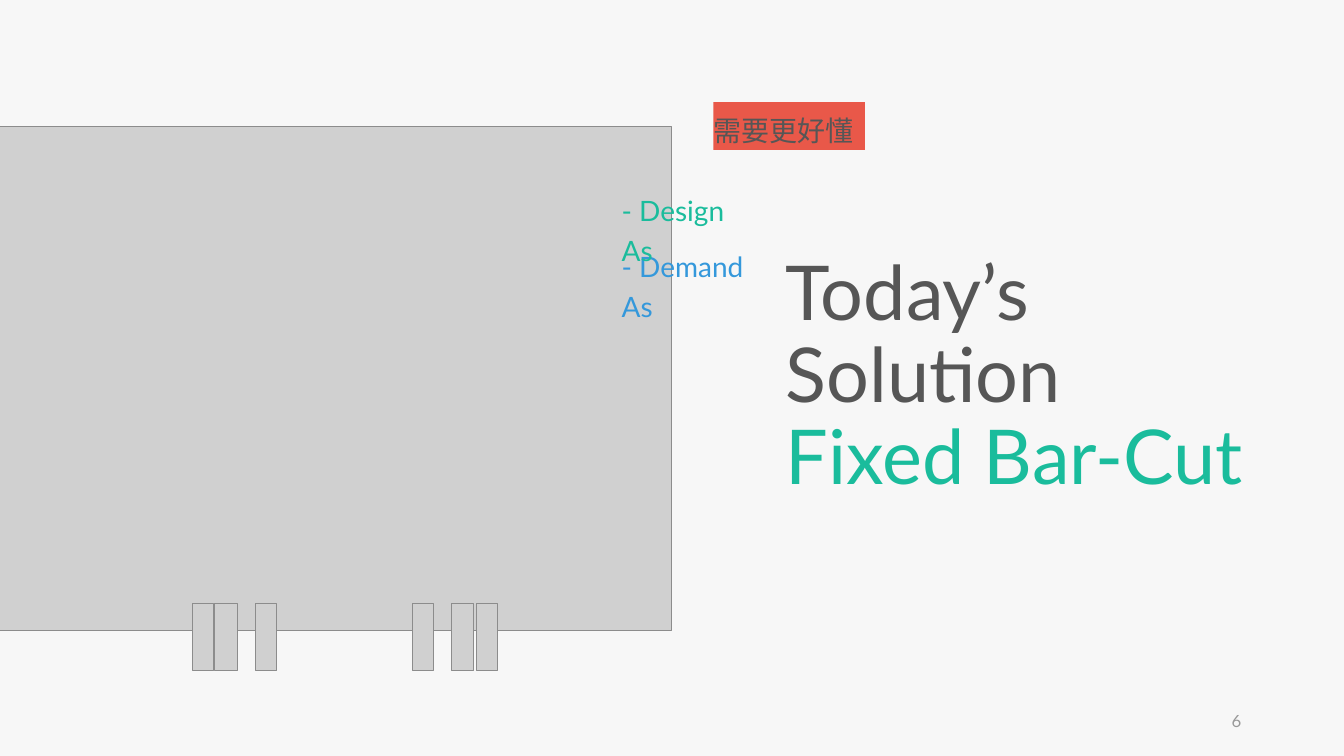
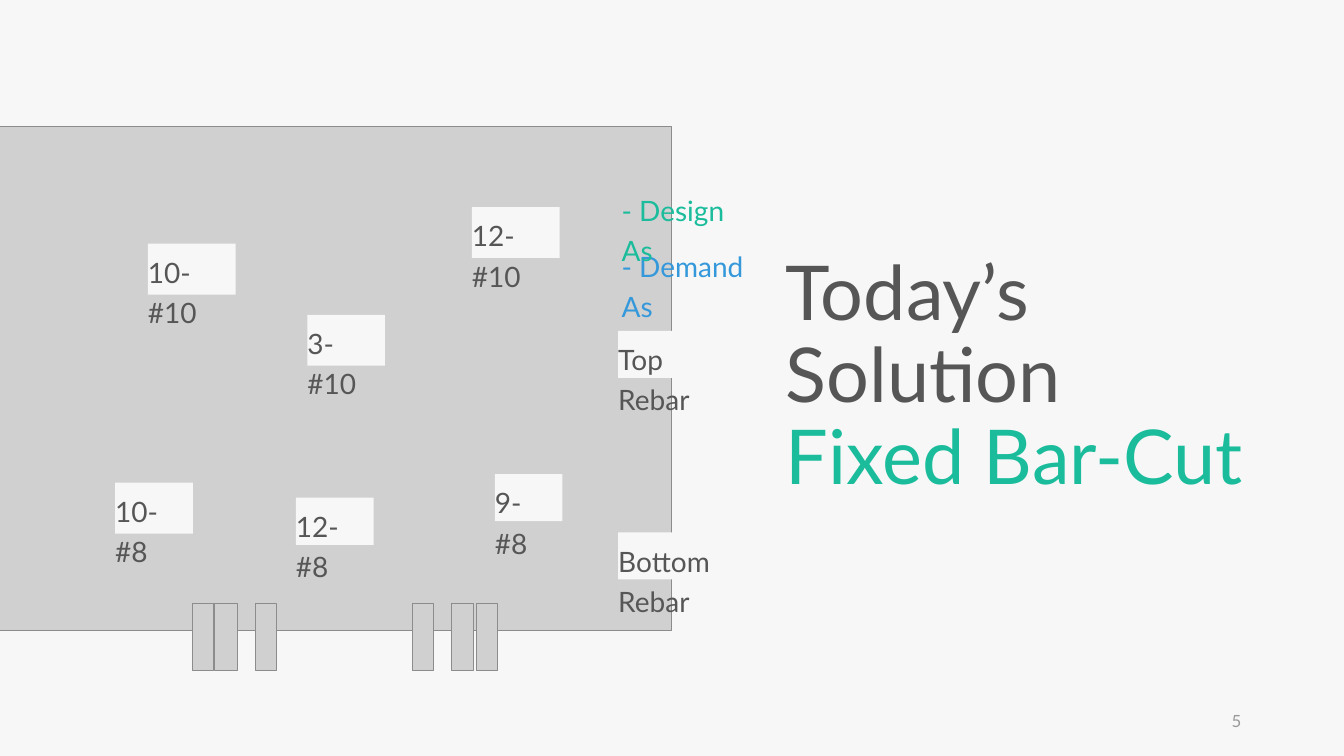
Before and after one commit to skyran1278/thesis, a slide deck: slide 5 of Meeting/20190523 Seminar/20190523 Seminar.pptx (slide 6 before the commit). Drawn at 1344x756 pixels with LibreOffice and Linux fonts; fonts in the diff are those of the drawing; grey boxes stand for pictures. Boxes give left, top, right and bottom in pixels: in the first picture for what was removed or moved away, otherwise in the second. Text is boxed around its words. In the diff, an @@ line names an element or a change of style, - is before the commit and + after.

```diff
--- a/Meeting/20190523 Seminar/20190523 Seminar.pptx
+++ b/Meeting/20190523 Seminar/20190523 Seminar.pptx
@@ rectangle removed at [714,102,865,150] @@
-需要更好懂
@@ rectangle added at [472,207,560,257], fill #F7F7F7, 20 pt, text #565656 @@
+12-#10
@@ rectangle added at [148,244,236,294], fill #F7F7F7, 20 pt, text #565656 @@
+10-#10
@@ rectangle added at [308,315,385,365], fill #F7F7F7, 20 pt, text #565656 @@
+3-#10
@@ rectangle added at [618,331,747,378], fill #F7F7F7, 20 pt, text #565656 @@
+Top Rebar
@@ rectangle added at [495,474,563,521], fill #F7F7F7, 20 pt, text #565656 @@
+9-#8
@@ rectangle added at [115,483,193,533], fill #F7F7F7, 20 pt, text #565656 @@
+10-#8
@@ rectangle added at [296,498,374,545], fill #F7F7F7, 20 pt, text #565656 @@
+12-#8
@@ rectangle added at [618,532,792,580], fill #F7F7F7, 20 pt, text #565656 @@
+Bottom Rebar
@@ page number at [1232,715,1242,727]: text changed @@
-6
+5
```
Also in this commit, not shown: 11 other slides changed, 1 slide added, 3 slides removed, 3 other files.
